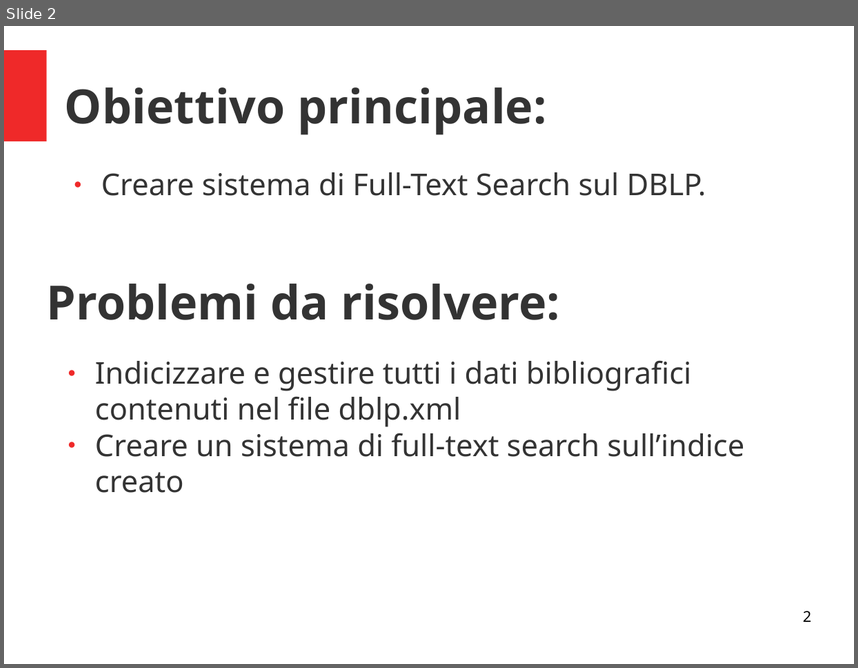
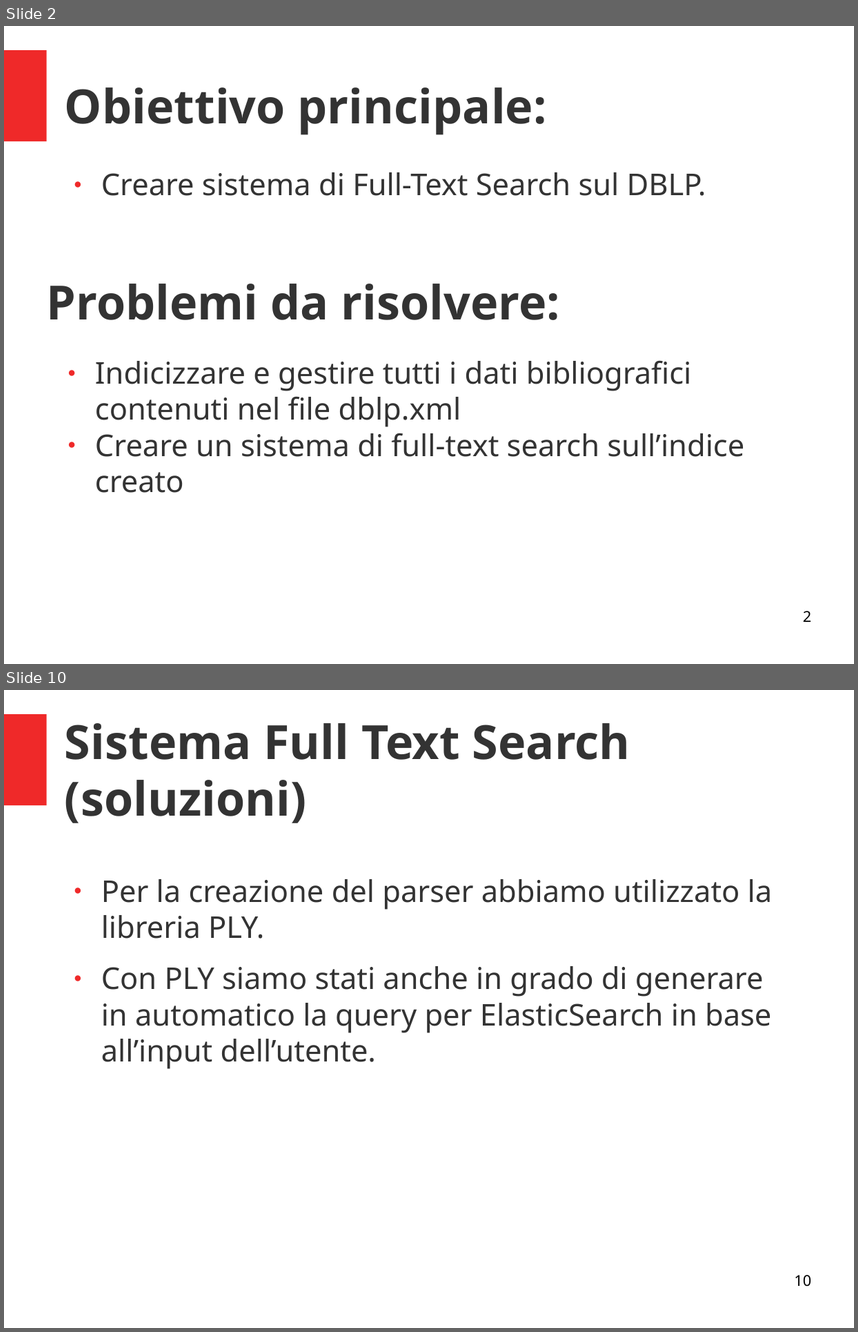
Before and after one commit to The-BFG/DBLP, a slide deck: PresentazioneProgetto.odp. Shown one above the other, each under a label of ours: slide 2 before the commit, slides 2 and 10 after it; the slides between them are not shown. The pictures are 858x668 and 858x1332 pixels, drawn with LibreOffice and Linux fonts; fonts in the diff are those of the drawing. Boxes give left, top, right and bottom in pixels: in the first picture for what was removed or moved away, otherwise in the second. Text is boxed around its words. In the diff, an @@ line names an element or a change of style, - is before the commit and + after.

```diff
--- a/PresentazioneProgetto.odp
+++ b/PresentazioneProgetto.odp
@@ slide 10 added at (4,690,854,1328), background #FFFFFF; not listed: 1 template element that a slide beside it also shows @@
@@ title added at (65,723,631,823), 44 pt, text #333333, bold @@
+Sistema Full Text Search
+(soluzioni)
@@ text added at (101,879,773,1069), 28 pt, text #333333 @@
+● Per la creazione del parser abbiamo utilizzato la libreria PLY.
+● Con PLY siamo stati anche in grado di generare in automatico la query per ElasticSearch in base all’input dell’utente.
@@ page number added at (794,1274,811,1286), 14 pt, text #000000 @@
+10
```
Also in this commit, not shown: 2 slides changed, 9 other slides added.
